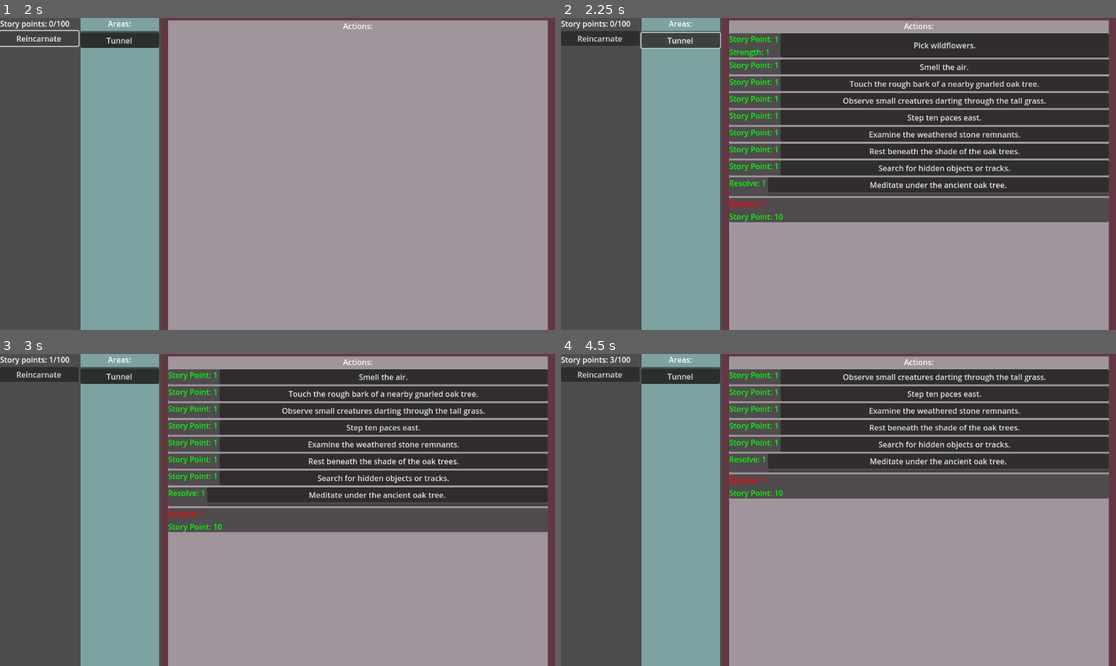
Above: before the commit, frames 1-4 (two rows, left to right).
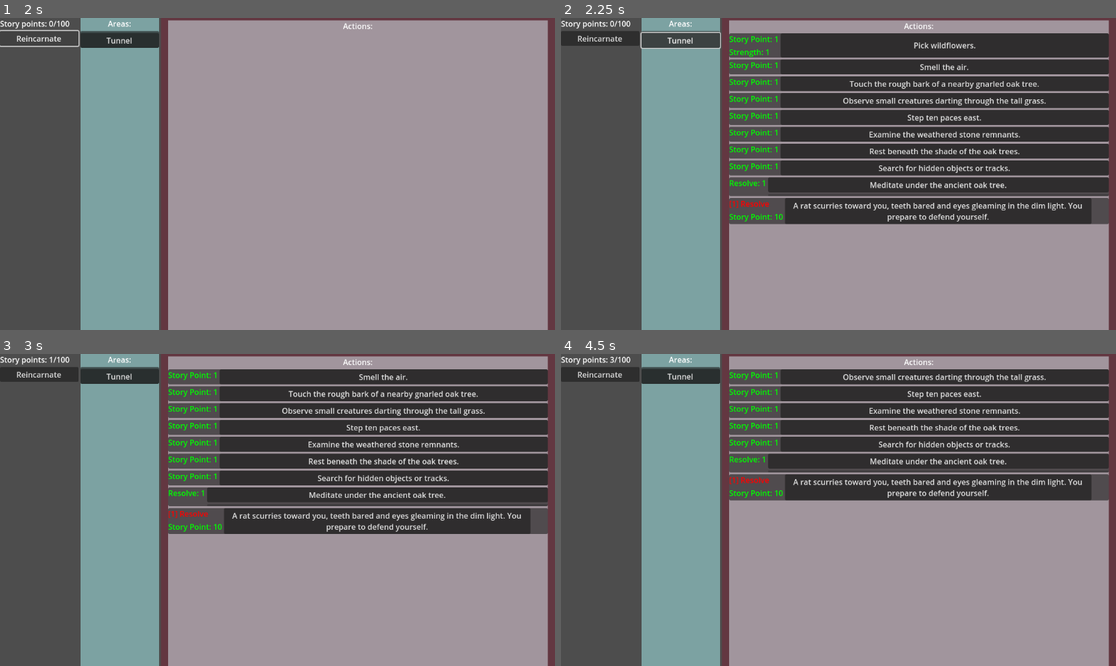
Above: after the commit, the same moments.

Repository: snipercup/Incremental-Chronicles
Game: Godot game, scene res://Scenes/main_menu.tscn
The game is run twice, just before and just after one commit, with the same random seed, the same clock (stepped at 60 frames per second) and the same inputs.
Inputs:
- Up to frame 1 (2 s): click "Start Game" at 0.5 s; click "Reincarnate" at 1.25 s
- Up to frame 2 (2.25 s): click "Tunnel" at 2 s
- Up to frame 3 (3 s): click "Pick wildflowers." at 2.75 s
- Up to frame 4 (4.5 s): click "Smell the air." at 3.5 s; click "Touch the rough bark of a nea…" at 4.25 s

Frame 1 is identical in both runs. In frame 2, 4.6% of the frame differs, in the area x 30-99%, y 57-67%; in frame 3, 4.4%; in frame 4, 4.6%, in the area x 30-99%, y 38-47%.
Error before the commit: Cannot call method 'get_first_node_in_group' on a null value. (res://Scripts/rewards_requirements_list_ui.gd:100)

Commit message:
Implement combat

Diff:
--- a/Scenes/action/story_action_combat_ui.tscn
+++ b/Scenes/action/story_action_combat_ui.tscn
@@ -2,7 +2,7 @@
 
 [ext_resource type="Script" uid="uid://5llr6fhf1sag" path="res://Scripts/storyaction/ui/story_action_combat_ui.gd" id="1_qamnv"]
 
-[node name="StoryActionCombatUI" type="HBoxContainer"]
+[node name="StoryActionCombatUI" type="HBoxContainer" node_paths=PackedStringArray("button", "checks_v_box_container")]
 anchors_preset = 15
 anchor_right = 1.0
 anchor_bottom = 1.0
@@ -11,9 +11,16 @@
 size_flags_horizontal = 3
 size_flags_vertical = 3
 script = ExtResource("1_qamnv")
+button = NodePath("Button")
+checks_v_box_container = NodePath("ChecksVBoxContainer")
 
 [node name="Button" type="Button" parent="."]
 layout_mode = 2
+size_flags_horizontal = 3
+text = "Attack"
+autowrap_mode = 3
 
 [node name="ChecksVBoxContainer" type="VBoxContainer" parent="."]
 layout_mode = 2
+size_flags_horizontal = 3
+size_flags_stretch_ratio = 0.05
--- a/Scripts/pinlist_ui.gd
+++ b/Scripts/pinlist_ui.gd
@@ -30,14 +30,12 @@
 
 @export var pin_list_label: Label = null
 @export var rewards_requirements: VBoxContainer = null
-var story_points_label: Label = null
 var action: StoryAction = null
 signal removed
 
 func set_story_action(myaction: StoryAction):
 	action = myaction
 	pin_list_label.text = action.area.name
-	rewards_requirements.story_points_label = story_points_label
 	rewards_requirements.set_story_action(myaction)
 
 
--- a/Scripts/requirements_pin_list.gd
+++ b/Scripts/requirements_pin_list.gd
@@ -8,7 +8,6 @@
 # When a pinlist is removed trough its UI, we also remove the associated action
 
 const PINLIST_UI = preload("res://Scenes/pinlist_ui.tscn")
-@export var story_points_label: Label = null
 var actions: Array[StoryAction] = []
 
 # Add a StoryAction to the list if it's not already present
@@ -22,7 +21,6 @@
 # Create a new instance of PINLIST_UI and set the action
 func _create_pinlist_ui(action: StoryAction) -> void:
 	var pinlist_ui = PINLIST_UI.instantiate()
-	pinlist_ui.story_points_label = story_points_label
 	pinlist_ui.set_story_action(action)
 
 	# Connect the signal for removal
--- a/Scripts/resource_manager.gd
+++ b/Scripts/resource_manager.gd
@@ -74,6 +74,10 @@
 	return resource_caps_data.get(resource_name, 0)
 
 # Apply the action's rewards to the player's resources
+# Example rewards:
+#"rewards": {
+	#"Story Point": 1
+#},
 func apply_rewards(rewards: Dictionary) -> bool:
 	var added = false
 	for key in rewards.keys():
@@ -134,3 +138,19 @@
 			print_debug("Failed to parse resource_caps.json")
 	else:
 		print_debug("Failed to load resource_caps.json")
+
+# Attempt to subtract resources based on the provided requirements
+func apply_requirements(requirements: Dictionary) -> bool:
+	# First, check if all requirements are met
+	for key in requirements.keys():
+		var current_value = get_resource(key)
+		if current_value < requirements[key]:
+			return false  # Not enough resources to fulfill the requirements
+
+	# If all requirements are met, subtract the values
+	for key in requirements.keys():
+		remove_resource(key, requirements[key])
+
+	# Update the UI and emit signal after successful subtraction
+	_update_resources()
+	return true
--- a/Scripts/rewards_requirements_list_ui.gd
+++ b/Scripts/rewards_requirements_list_ui.gd
@@ -25,11 +25,14 @@
 # Signal to emit when the user right-clicks the container
 signal right_clicked
 
+func _ready():
+	if story_action:
+		_update_rewards_and_requirements()
+
+
 # Set story action and update UI
 func set_story_action(value: StoryAction) -> void:
 	story_action = value
-	if story_action:
-		_update_rewards_and_requirements()
 
 # Update the rewards and requirements list based on display mode
 func _update_rewards_and_requirements() -> void:
--- a/Scripts/storyaction/data/story_action_combat.gd
+++ b/Scripts/storyaction/data/story_action_combat.gd
@@ -17,7 +17,7 @@
 		#}
 	#}
 
-
+var ui_scene: PackedScene = preload("res://Scenes/action/story_action_combat_ui.tscn")
 var enemy: Dictionary = {}
 # Number of allowed attempts to defeat the enemy
 const TOTAL_CHANCES: int = 3
@@ -69,7 +69,6 @@
 		return false
 
 	remaining_chances -= 1
-
 	if test_combat_success(player_strength):
 		success_count += 1
 
@@ -77,5 +76,11 @@
 	if success_count >= 2:
 		enemy_defeated.emit()
 		return true
+	return false
 
-	return false
+# Check if the enemy is defeated (two or more successes)
+func is_enemy_defeated() -> bool:
+	return success_count >= 2
+
+func get_successes() -> int:
+	return success_count
--- a/Scripts/storyaction/ui/story_action_combat_ui.gd
+++ b/Scripts/storyaction/ui/story_action_combat_ui.gd
@@ -3,7 +3,7 @@
 # This script is used with the StoryActionCombatUI scene
 # This script will signal when the user presses the button
 
-var story_action: StoryAction
+var story_action: CombatAction
 var parent: Control
 @export var button: Button = null
 @export var checks_v_box_container: VBoxContainer = null
@@ -18,6 +18,7 @@
 func set_story_action(value: StoryAction) -> void:
 	story_action = value
 	if story_action:
+		parent.needs_remove = false
 		set_action_button_text(story_action.get_story_text())
 
 func set_parent(newparent: Control) -> void:
@@ -27,10 +28,61 @@
 func _ready():
 	button.pressed.connect(_on_action_button_pressed)
 
-func _on_action_button_pressed() -> void:
-	# Emit the signal, passing this control as a parameter
-	action_pressed.emit(self)
 
 # Apply the action's rewards to the player's resources
-func apply_rewards(rewards: Dictionary) -> Dictionary:
+func apply_rewards(rewards: Dictionary) -> bool:
 	return parent.apply_rewards(rewards)
+
+# Get the player's strength from the resource manager
+func get_player_strength() -> int:
+	var resource_manager: Node = parent.get_resource_manager()
+	return resource_manager.get_resource("Strength")
+
+
+# Create nodes in the container to represent combat chances
+func update_combat_progress() -> void:
+	# Clear existing nodes
+	for child in checks_v_box_container.get_children():
+		child.queue_free()
+
+	var total_chances: int = story_action.TOTAL_CHANCES
+	var remaining_chances: int = story_action.get_remaining_chances()
+	var successes: int = story_action.get_successes()
+
+	for i in range(total_chances):
+		var label = Label.new()
+		if i < successes:
+			label.text = "✅"  # Success icon
+			label.modulate = Color(0, 1, 0)  # Green for success
+		elif i < total_chances - remaining_chances:
+			label.text = "❌"  # Failure icon
+			label.modulate = Color(1, 0, 0)  # Red for failure
+		else:
+			label.text = "⬜"  # Pending icon
+			label.modulate = Color(1, 1, 1)  # White for pending
+		checks_v_box_container.add_child(label)
+
+
+# Handle action button press
+func _on_action_button_pressed() -> void:
+	# First check if the player meets the requirements
+	if not parent.apply_requirements(story_action.requirements):
+		print_debug("Not enough resources to perform combat.")
+		return
+
+	story_action.attempt_combat(get_player_strength())
+	update_combat_progress()
+
+	action_pressed.emit(self)
+	# If enemy is defeated, set to remove
+	if story_action.is_enemy_defeated():
+		print_debug("Enemy defeated!")
+		parent.needs_remove = true
+		apply_rewards(story_action.get_rewards())
+		return
+
+	# If all chances are used up and enemy is not defeated, reset progress
+	if story_action.get_remaining_chances() == 0:
+		print_debug("All chances used up — combat failed.")
+		story_action.reset_combat_progress()
+		update_combat_progress()
--- a/Scripts/storyaction/ui/story_action_ui.gd
+++ b/Scripts/storyaction/ui/story_action_ui.gd
@@ -58,6 +58,10 @@
 func apply_rewards(rewards: Dictionary) -> bool:
 	return get_resource_manager().apply_rewards(rewards)
 
+# Attempt to subtract resources based on the provided requirements
+func apply_requirements(requirements: Dictionary) -> bool:
+	return get_resource_manager().apply_requirements(requirements)
+
 # Handle action_pressed from the instantiated action scene
 func _on_action_instance_pressed(control: Control) -> void:
 	print_debug("Action instance pressed:", control)
